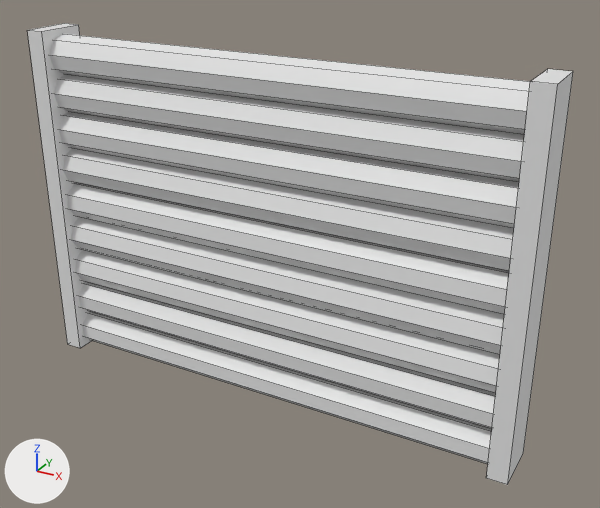
What one commit did to the Blender file Defenders/Assets/BlenderFiles/Wall_Defense.blend.
Both versions are drawn from a 50 mm lens placed at (5.93, -9.82, 6.47), pointed at (0.46, 0.13, 1.5). The axes (+X, +Y, +Z) are drawn at lower left. The lights are the same throughout. Mesh edges are drawn as thin lines.
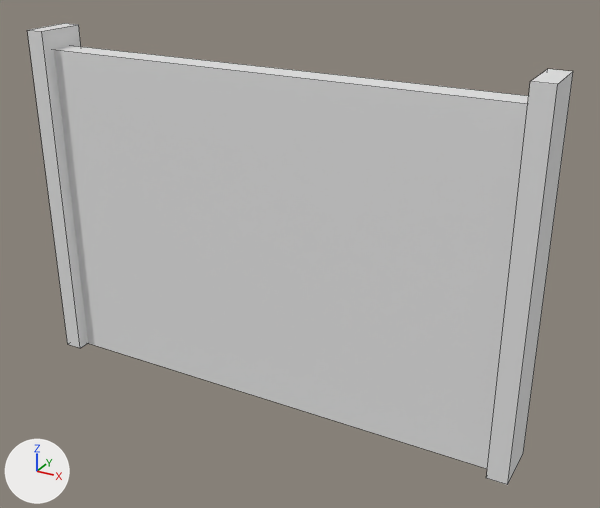
The change, as a list of edits to the scene's bpy script:
```text
Add me_cube:
    me_cube.from_pydata(...)  # a box spanning x -3.8..3.8, y -0.2..0.2, z -1.0..4.2
Remove ob_cylinder:
    ob_cylinder = bpy.data.objects.new('Cylinder', me_cylinder)
    ob_cylinder.location = (0.0, 0.0, -0.7)
    ob_cylinder.rotation_euler = (1.571, 1.163, 1.571)  # degrees (90, 67, 90)
    ob_cylinder.scale = (0.308, 0.308, 0.308)
Remove ob_cylinder_001:
    ob_cylinder_001 = bpy.data.objects.new('Cylinder.001', me_cylinder_001)
    ob_cylinder_001.location = (0.0, 0.0, -0.1)
    ob_cylinder_001.rotation_euler = (-1.571, 1.28, -1.571)  # degrees (-90, 73, -90)
    ob_cylinder_001.scale = (0.308, 0.308, 0.308)
Remove ob_cylinder_002:
    ob_cylinder_002 = bpy.data.objects.new('Cylinder.002', me_cylinder_002)
    ob_cylinder_002.location = (0.0, 0.0, 0.5)
    ob_cylinder_002.rotation_euler = (1.571, 0.593, 1.571)  # degrees (90, 34, 90)
    ob_cylinder_002.scale = (0.308, 0.308, 0.308)
Remove ob_cylinder_003:
    ob_cylinder_003 = bpy.data.objects.new('Cylinder.003', me_cylinder_003)
    ob_cylinder_003.location = (0.0, 0.0, 1.1)
    ob_cylinder_003.rotation_euler = (-1.571, 2.504, -1.571)  # degrees (-90, 143, -90)
    ob_cylinder_003.scale = (0.308, 0.308, 0.308)
Remove ob_cylinder_004:
    ob_cylinder_004 = bpy.data.objects.new('Cylinder.004', me_cylinder_004)
    ob_cylinder_004.location = (0.0, 0.0, 1.7)
    ob_cylinder_004.rotation_euler = (1.571, 0.486, 1.571)  # degrees (90, 28, 90)
    ob_cylinder_004.scale = (0.308, 0.308, 0.308)
Remove ob_cylinder_005:
    ob_cylinder_005 = bpy.data.objects.new('Cylinder.005', me_cylinder_005)
    ob_cylinder_005.location = (0.0, 0.0, 2.3)
    ob_cylinder_005.rotation_euler = (-1.571, 0.821, -1.571)  # degrees (-90, 47, -90)
    ob_cylinder_005.scale = (0.308, 0.308, 0.308)
Remove ob_cylinder_006:
    ob_cylinder_006 = bpy.data.objects.new('Cylinder.006', me_cylinder_006)
    ob_cylinder_006.location = (0.0, 0.0, 2.9)
    ob_cylinder_006.rotation_euler = (1.571, 0.993, 1.571)  # degrees (90, 57, 90)
    ob_cylinder_006.scale = (0.308, 0.308, 0.308)
Remove ob_cylinder_007:
    ob_cylinder_007 = bpy.data.objects.new('Cylinder.007', me_cylinder_007)
    ob_cylinder_007.location = (0.0, 0.0, 3.5)
    ob_cylinder_007.rotation_euler = (1.571, 0.907, 1.571)  # degrees (90, 52, 90)
    ob_cylinder_007.scale = (0.308, 0.308, 0.308)
Remove ob_cylinder_008:
    ob_cylinder_008 = bpy.data.objects.new('Cylinder.008', me_cylinder_008)
    ob_cylinder_008.location = (0.0, 0.0, 4.1)
    ob_cylinder_008.rotation_euler = (1.571, 0.907, 1.571)  # degrees (90, 52, 90)
    ob_cylinder_008.scale = (0.308, 0.308, 0.308)
Add ob_cube:
    ob_cube = bpy.data.objects.new('Cube', me_cube)
    ob_cube.location = (0.0, 0.0, 0.0)
```

Location of each change, (x1, y1, x2, y2) in pixels of the pictures (600 x 508 px):
'Cube', added
    after: (54, 46, 529, 469)
'Cylinder.008', deleted
    before: (49, 34, 530, 134)
'Cylinder.007', deleted
    before: (54, 74, 525, 182)
'Cylinder.006', deleted
    before: (58, 112, 519, 228)
'Cylinder.005', deleted
    before: (63, 148, 514, 271)
'Cylinder.004', deleted
    before: (68, 182, 509, 314)
'Cylinder.003', deleted
    before: (71, 217, 505, 354)
'Cylinder.002', deleted
    before: (75, 249, 500, 393)
'Cylinder.001', deleted
    before: (79, 281, 496, 428)
'Cylinder', deleted
    before: (82, 311, 492, 464)
